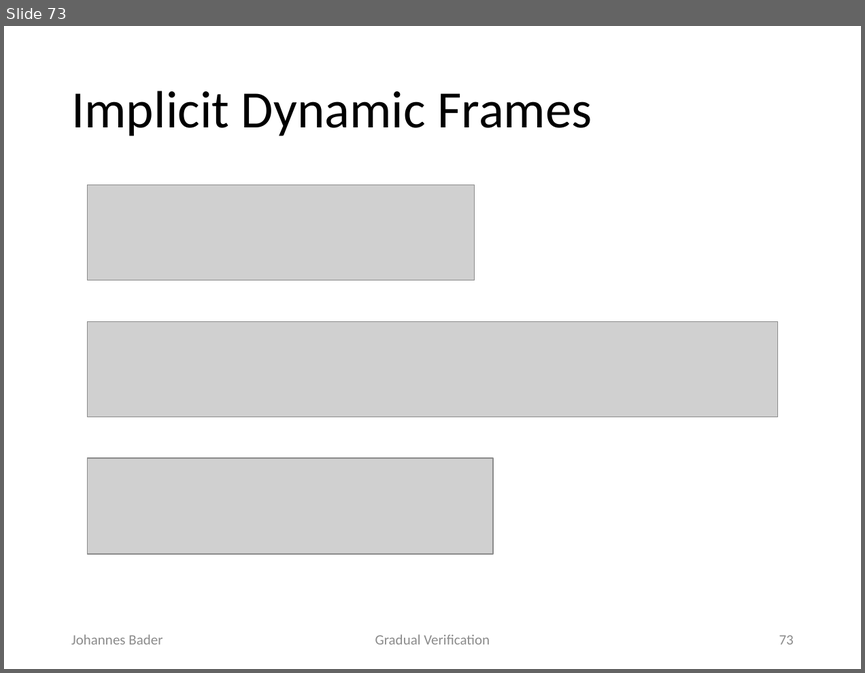
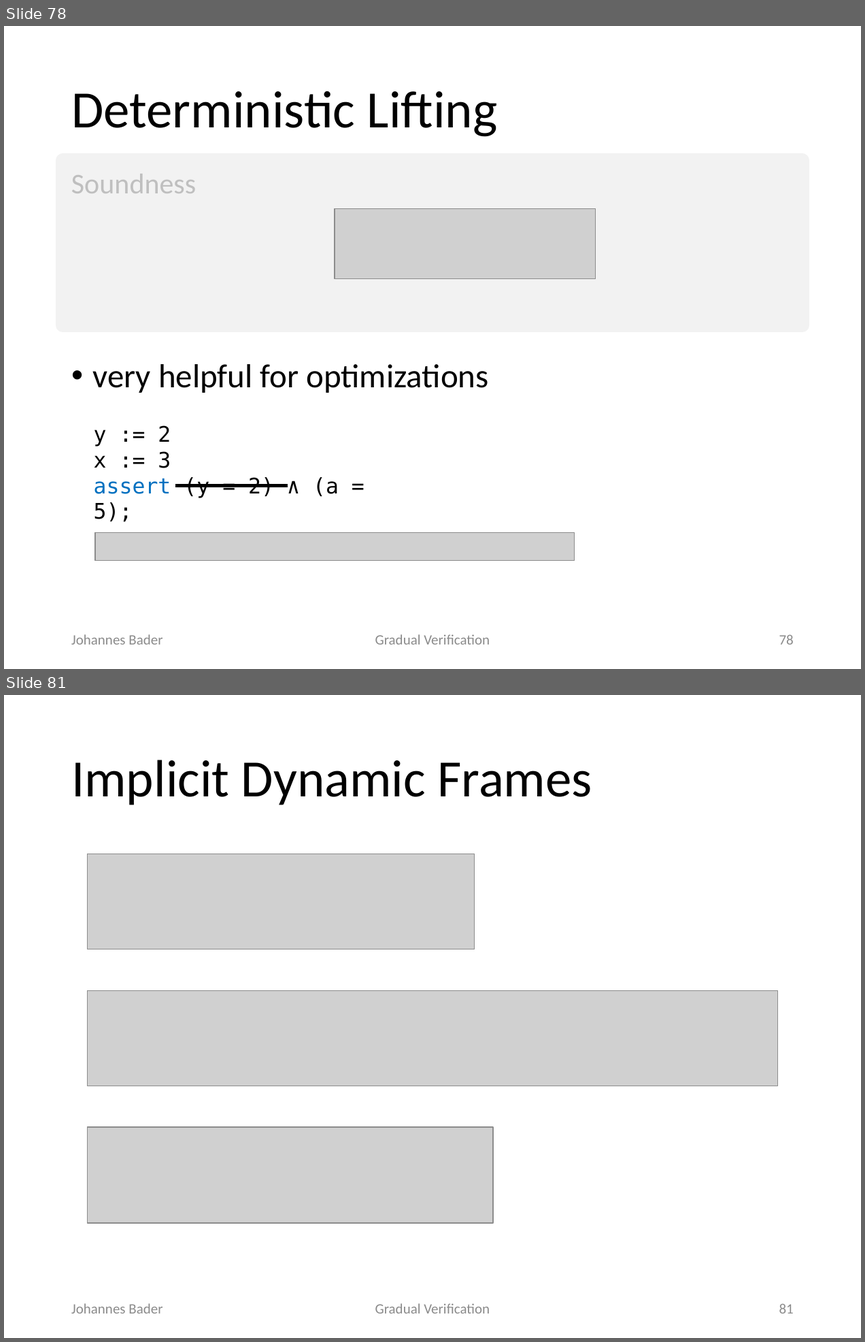
Before and after one commit to olydis/GradVer, a slide deck: latex/PLunch.pptx. Shown one above the other, each under a label of ours: slide 73 before the commit, slides 78 and 81 after it; the slides between them are not shown. The pictures are 865x673 and 865x1342 pixels, drawn with LibreOffice and Linux fonts; fonts in the diff are those of the drawing; grey boxes stand for pictures. Boxes give left, top, right and bottom in pixels: in the first picture for what was removed or moved away, otherwise in the second. Text is boxed around its words. In the diff, an @@ line names an element or a change of style, - is before the commit and + after.

```diff
--- a/latex/PLunch.pptx
+++ b/latex/PLunch.pptx
@@ slide 78 added at <box>4,26,861,669</box>, background #FFFFFF @@
@@ title added at <box>71,91,498,137</box>, 44 pt, text #000000 @@
+Deterministic Lifting
@@ rectangle added at <box>63,161,802,325</box>, fill #F2F2F2, outline #F2F2F2 12 pt, 24 pt, text #BFBFBF @@
+Soundness
@@ picture added at <box>334,208,595,279</box> @@
@@ text added at <box>93,364,488,393</box>, 28 pt, text #000000 @@
+• very helpful for optimizations
@@ text added at <box>94,425,339,522</box>, 18 pt, text #000000 @@
+y := 2
+x := 3
+assert (y = 2) ∧ (a = 5);
@@ line added from (175, 485) to (288, 485), #000000 3 pt @@
@@ picture added at <box>95,533,574,560</box> @@
@@ text added at <box>71,634,162,644</box>, 12 pt, text #8C8C8C @@
+Johannes Bader
@@ text added at <box>375,634,490,644</box>, 12 pt, text #8C8C8C @@
+Gradual Verification
@@ page number added at <box>779,635,793,644</box>, 12 pt, text #8C8C8C @@
+78
@@ what was slide 73 is now slide 81 @@
@@ page number at <box>779,1304,793,1313</box>: text changed @@
-73
+81
```
Also in this commit, not shown: 27 slides changed, 7 other slides added.
